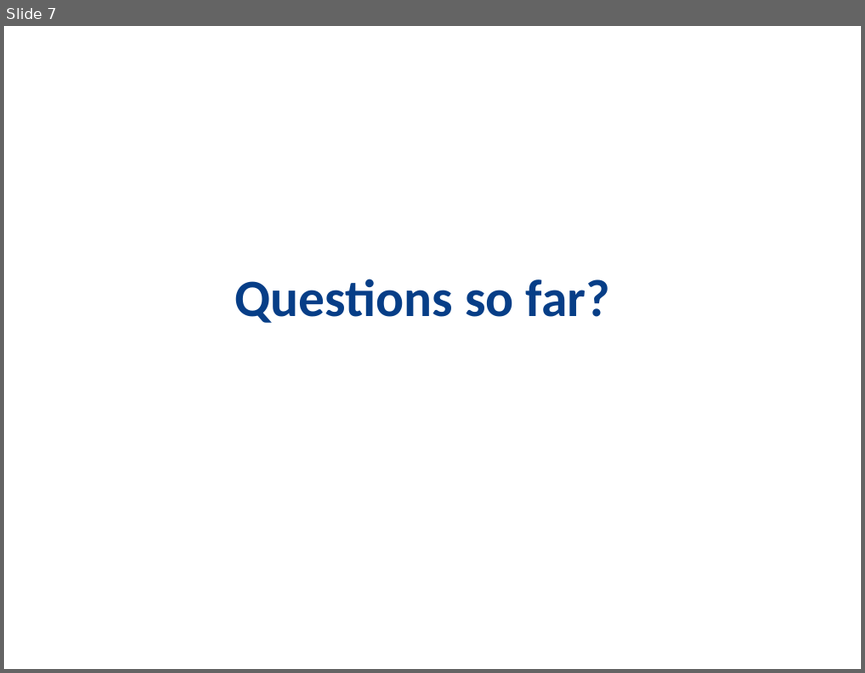
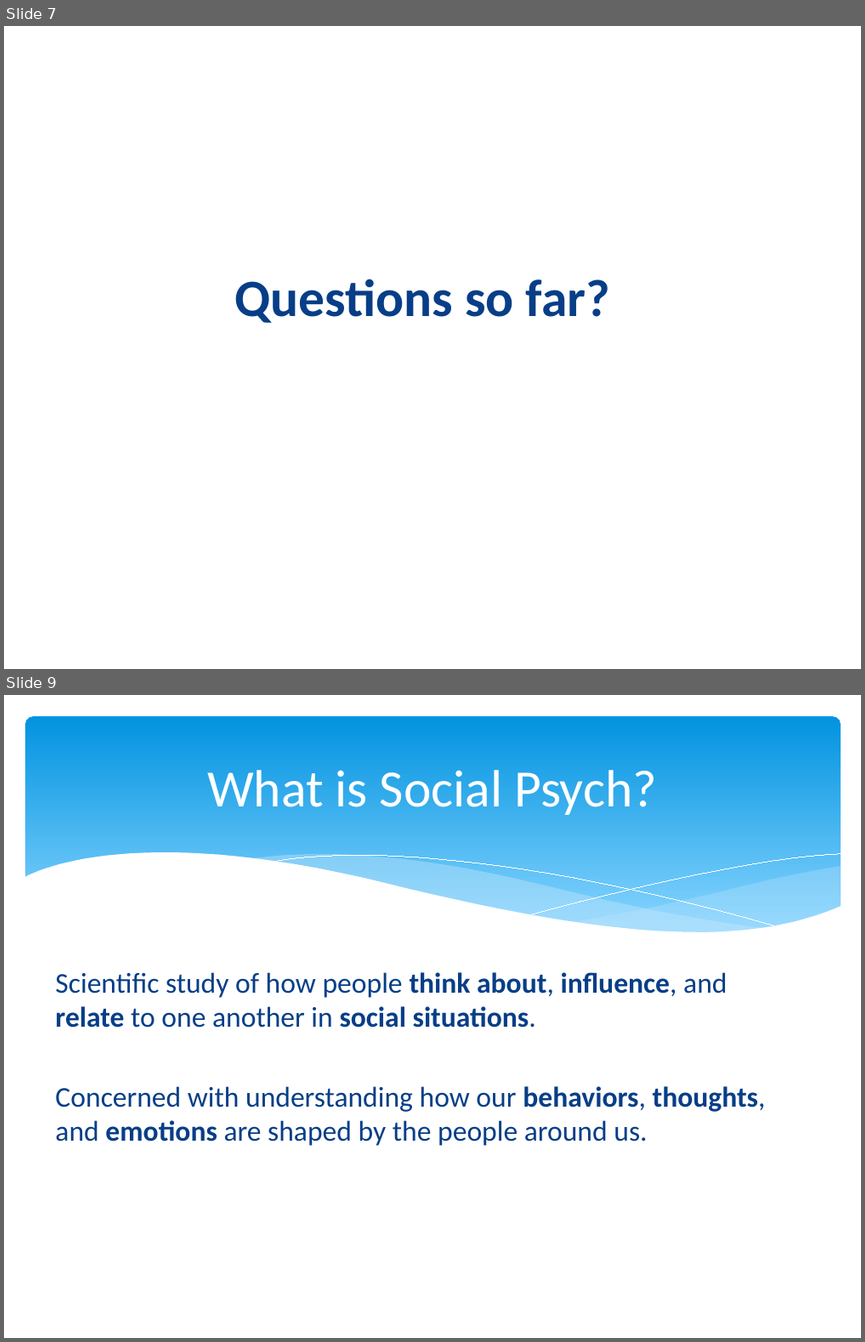
Before and after one commit to npm27/Teaching-Materials, a slide deck: Social Psych/Slides/0 First Day Info.pptx. Shown one above the other, each under a label of ours: slide 7 before the commit, slides 7 and 9 after it; the slides between them are not shown. The pictures are 865x673 and 865x1342 pixels, drawn with LibreOffice and Linux fonts; fonts in the diff are those of the drawing. Boxes give left, top, right and bottom in pixels: in the first picture for what was removed or moved away, otherwise in the second. Text is boxed around its words. In the diff, an @@ line names an element or a change of style, - is before the commit and + after.

```diff
--- a/Social Psych/Slides/0 First Day Info.pptx
+++ b/Social Psych/Slides/0 First Day Info.pptx
@@ slide 9 added at (4,695,861,1338), background #FFFFFF @@
@@ rounded rectangle added at (25,716,840,947), fill gradient #0293E0 to #83D3FE @@
@@ title added at (207,770,657,815), 44 pt, text #FFFFFF @@
+What is Social Psych?
@@ group added at (24,852,841,977): 5 freeform shapes @@
@@ text added at (55,972,766,1145), 24 pt, text #073E87 @@
+Scientific study of how people think about, influence, and relate to one another in social situations.
+Concerned with understanding how our behaviors, thoughts, and emotions are shaped by the people around us.
```
Also in this commit, not shown: 2 slides changed, 8 other files.
